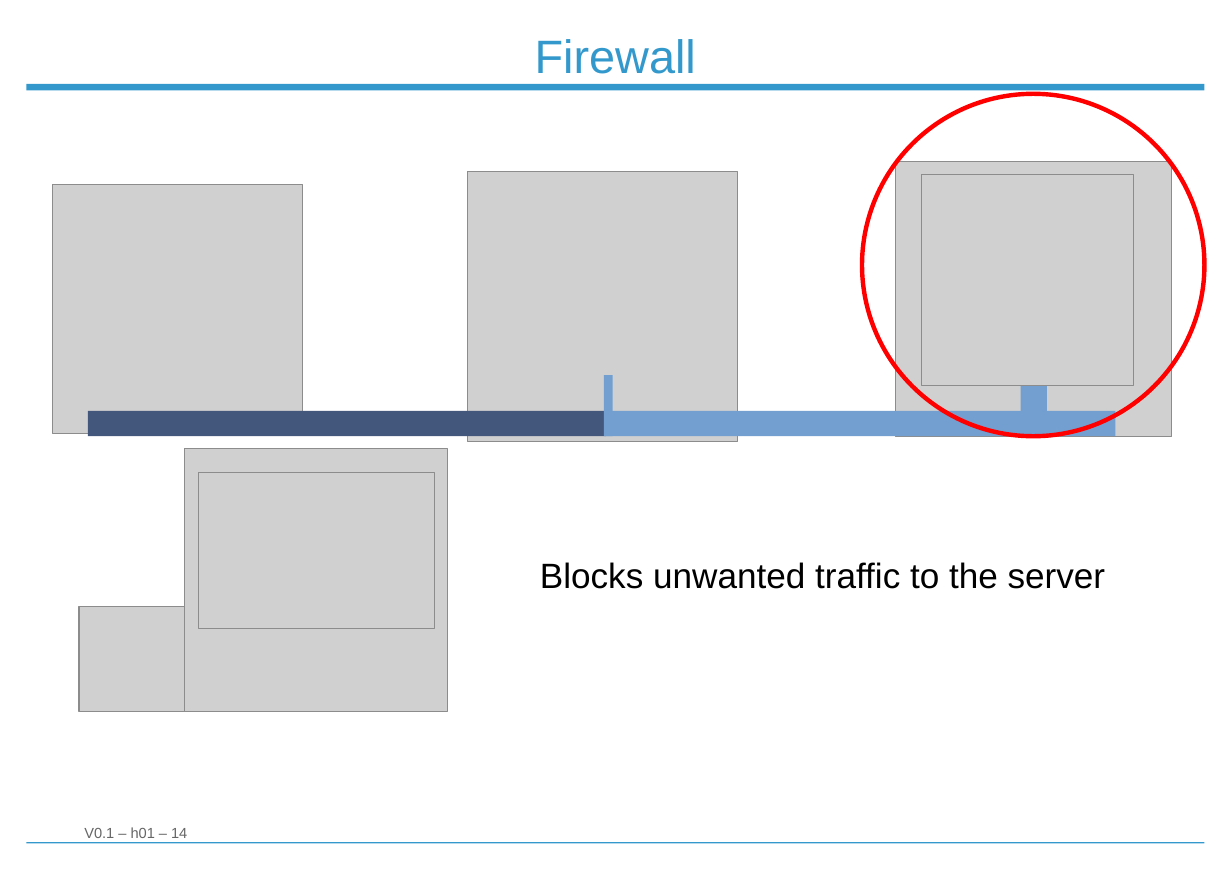
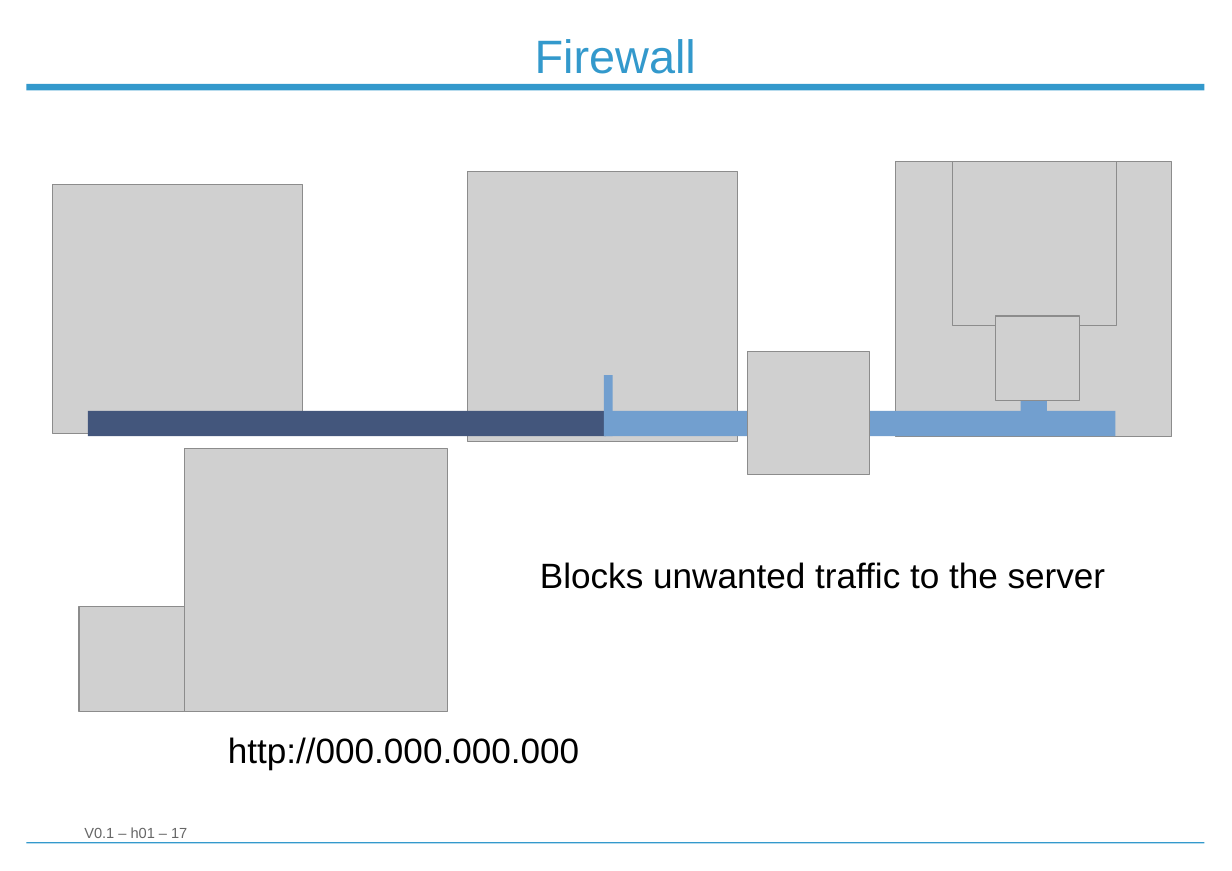
Before and after one commit to Strobodov/workshop_linux_server, a slide deck: slide 17 of Workshop_Linux_Server_101.odp (slide 14 before the commit). Drawn at 1232x871 pixels with LibreOffice and Linux fonts; fonts in the diff are those of the drawing; grey boxes stand for pictures; background and template pictures are left out. Boxes give left, top, right and bottom in pixels: in the first picture for what was removed or moved away, otherwise in the second. Text is boxed around its words. In the diff, an @@ line names an element or a change of style, - is before the commit and + after.

```diff
--- a/Workshop_Linux_Server_101.odp
+++ b/Workshop_Linux_Server_101.odp
@@ ellipse removed at <box>862,94,1205,436</box> @@
@@ picture: place and size @@
-picture at <box>922,175,1133,386</box>
+picture at <box>953,162,1116,326</box>
@@ picture added at <box>995,316,1080,402</box> @@
@@ picture: place and size @@
-picture at <box>199,473,435,629</box>
+picture at <box>747,352,869,474</box>
@@ text added at <box>228,737,579,770</box>, 24 pt, text #000000 @@
+http://000.000.000.000
@@ text at <box>84,827,187,838</box>: text changed @@
-V0.1 – h01 – 14
+V0.1 – h01 – 17
```
Also in this commit, not shown: 6 other slides changed, 3 slides added, 2 slides removed.
